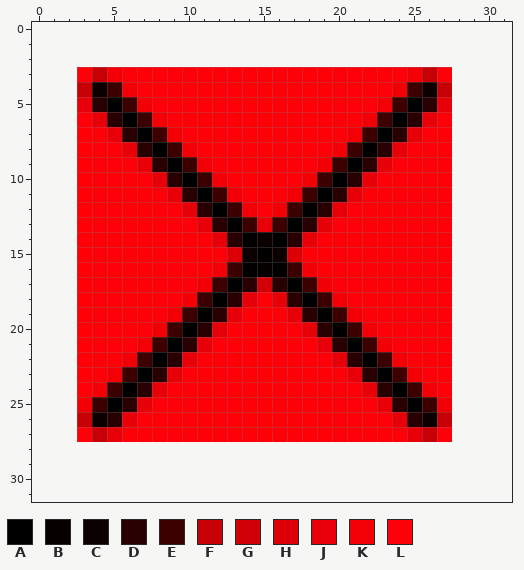
One commit to this pixel-art sprite: Game/graphics/exit.png. This is how it looked before the edit.
The file is 25x25 pixels. Colours within 5 levels of each other are drawn and written as one. The old version is drawn lined up with the new one, on the new canvas.
Palette (. is transparent): A #000000  B #060000  C #0c0000  D #280001  E #3c0001  F #c70006  G #d10006  H #dc0006  J #e70007  K #f30007  L #ff0008
After:
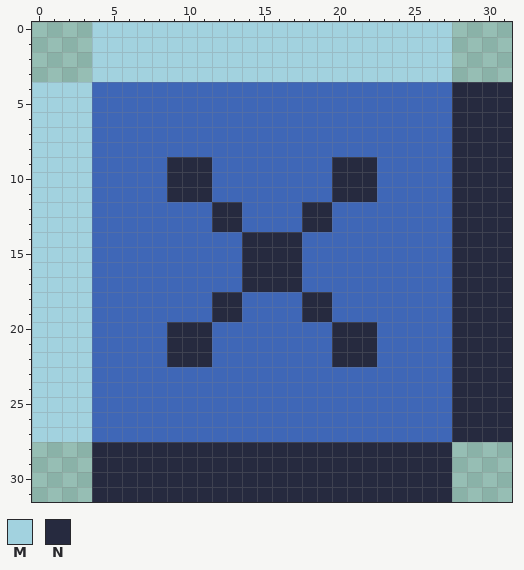
Colours new in this view: M #a2d2df  N #262a3f
Diff:
canvas 25x25 -> 32x32, the old top-left corner now at 3,3
colour L: #ff0008 -> #3f67b7
Changed rows in their new state; - is a pixel that keeps its letter.
first column x 0:
 0 ----MMMMMMMMMMMMMMMMMMMMMMMM----
 1 ----MMMMMMMMMMMMMMMMMMMMMMMM----
 2 ----MMMMMMMMMMMMMMMMMMMMMMMM----
 3 ---.MMMMMMMMMMMMMMMMMMMMMMMM----
 4 MMMMLLL-----------------LLLLNNNN
 5 MMMMLLLL---------------LLLLLNNNN
 6 MMMMLLLLL-------------LLLLL-NNNN
 7 MMMM-LLLLL-----------LLLLL--NNNN
 8 MMMM--LLLLL---------LLLLL---NNNN
 9 MMMM---LLNNN-------LNNNL----NNNN
10 MMMM----LNNNL-----LLNNN-----NNNN
11 MMMM-----NNNLL---LLLNNN-----NNNN
12 MMMM------LLNNL-LLNNL-------NNNN
13 MMMM-------LNNLLLLNN--------NNNN
14 MMMM--------LLNNNNL---------NNNN
15 MMMM---------LNNNN----------NNNN
16 MMMM--------LLNNNNL---------NNNN
17 MMMM-------LLLNNNNLL--------NNNN
18 MMMM------LLNNL-LLNNL-------NNNN
19 MMMM-----LLLNN---LNNLL------NNNN
20 MMMM----LNNNL-----LLNNN-----NNNN
21 MMMM---LLNNN-------LNNNL----NNNN
22 MMMM--LLLNNN--------NNNLL---NNNN
23 MMMM-LLLLL-----------LLLLL--NNNN
24 MMMMLLLLL-------------LLLLL-NNNN
25 MMMMLLLL---------------LLLLLNNNN
26 MMMMLLL-----------------LLLLNNNN
27 MMMMLL-------------------LL-NNNN
28 ----NNNNNNNNNNNNNNNNNNNNNNNN----
29 ----NNNNNNNNNNNNNNNNNNNNNNNN----
30 ----NNNNNNNNNNNNNNNNNNNNNNNN----
31 ----NNNNNNNNNNNNNNNNNNNNNNNN----
